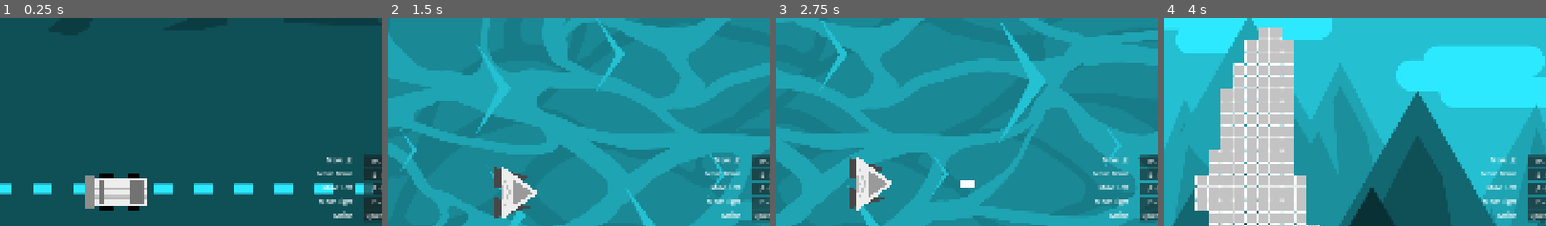
Above: before the commit, frames 1-4 (left to right).
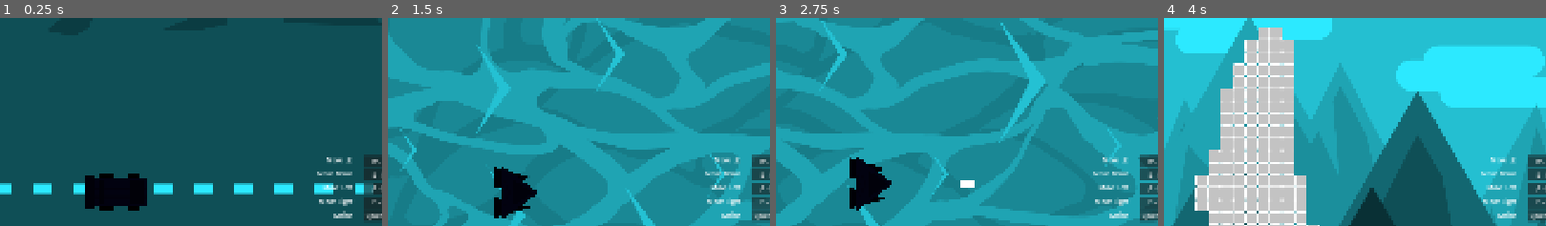
Above: after the commit, the same moments.

Repository: Yuna-Fr/AccessibilityGame
Game: Godot game, scene res://Scenes/Lvl_Circuit.tscn
The game is run twice, just before and just after one commit, with the same random seed, the same clock (stepped at 60 frames per second) and the same inputs.
Inputs (mouse positions are % of the whole screen's width and height, from its top left):
- Up to frame 1 (0.25 s): no input
- Up to frame 2 (1.5 s): tap Enter at 0.5 s; move the mouse to (16, 51) at 0.52 s; hold Space (Action) 0.53-1.28 s; hold D (Move_Right) from 0.53 s (still down); click (16, 51) at 0.67 s; tap W (Move_Up) at 0.77 s; move the mouse to (30, 55) at 1.27 s; tap Q (SwapScene) at 1.35 s
- Up to frame 3 (2.75 s): tap W (Move_Up) at 1.52 s; move the mouse to (60, 28) at 2.02 s; release D (Move_Right) at 2.03 s; hold A (Move_Left) from 2.03 s (still down); hold Space (Action) from 2.03 s (still down)
- Up to frame 4 (4 s): move the mouse to (45, 70) at 2.77 s; release A (Move_Left) at 2.78 s; release Space (Action) at 2.78 s; hold D (Move_Right) from 2.78 s (still down); tap Q (SwapScene) at 2.85 s; click (45, 70) at 2.92 s; tap W (Move_Up) at 3.02, 3.77 s; move the mouse to (80, 65) at 3.52 s; hold Space (Action) from 3.53 s (still down)
The pictures show only the part of the screen within x 0-50%, y 9-59%; the shares and areas given below are measured in that part.

The runs differ from the first frame. In frame 1, 2.2% of the frame differs, in the area x 22-39%, y 75-92%; in frame 2, 1.8%; in frame 3, 1.8%; in frame 4, nothing differs.

Commit message:
updating number of shader global parameters + hitbox ship

Diff:
--- a/Prefabs/P_Ship.tscn
+++ b/Prefabs/P_Ship.tscn
@@ -9,7 +9,7 @@
 size = Vector2(100, 115)
 
 [sub_resource type="RectangleShape2D" id="RectangleShape2D_f6gr6"]
-size = Vector2(67.09887, 96)
+size = Vector2(60.59887, 90.66667)
 
 [sub_resource type="RectangleShape2D" id="RectangleShape2D_1aslw"]
 size = Vector2(66.66667, 96.66667)
@@ -28,7 +28,7 @@
 texture = ExtResource("2_6wsb7")
 
 [node name="CollisionShape2D" type="CollisionShape2D" parent="." unique_id=2135757618]
-position = Vector2(10.950564, 0)
+position = Vector2(7.7005644, 0)
 shape = SubResource("RectangleShape2D_f6gr6")
 
 [node name="Timer" type="Timer" parent="." unique_id=1123893634]
--- a/project.godot
+++ b/project.godot
@@ -104,7 +104,7 @@
 
 PlayerColorParameter={
 "type": "color",
-"value": Color(0.93, 0.93, 0.93, 1)
+"value": Color(0.009343989, 0.008430045, 0.06381294, 1)
 }
 EnnemyColorParameter={
 "type": "color",
@@ -130,26 +130,6 @@
 "type": "color",
 "value": Color(0.17254902, 0.9137255, 1, 1)
 }
-EnemyRoadColorParameter={
-"type": "color",
-"value": Color(1, 0.87058824, 0.47058824, 1)
-}
-EnemySeaParameter={
-"type": "color",
-"value": Color(0, 0, 0, 1)
-}
-PlayerRoadColorParameter={
-"type": "color",
-"value": Color(1, 1, 1, 1)
-}
-PlayerSeaColorParameter={
-"type": "color",
-"value": Color(1, 1, 1, 1)
-}
-PlayerPlatformerColorParameter={
-"type": "color",
-"value": Color(1, 1, 1, 1)
-}
 LevelPlatformerColorParameter={
 "type": "color",
 "value": Color(0.9882353, 0.9372549, 0.72156864, 1)
